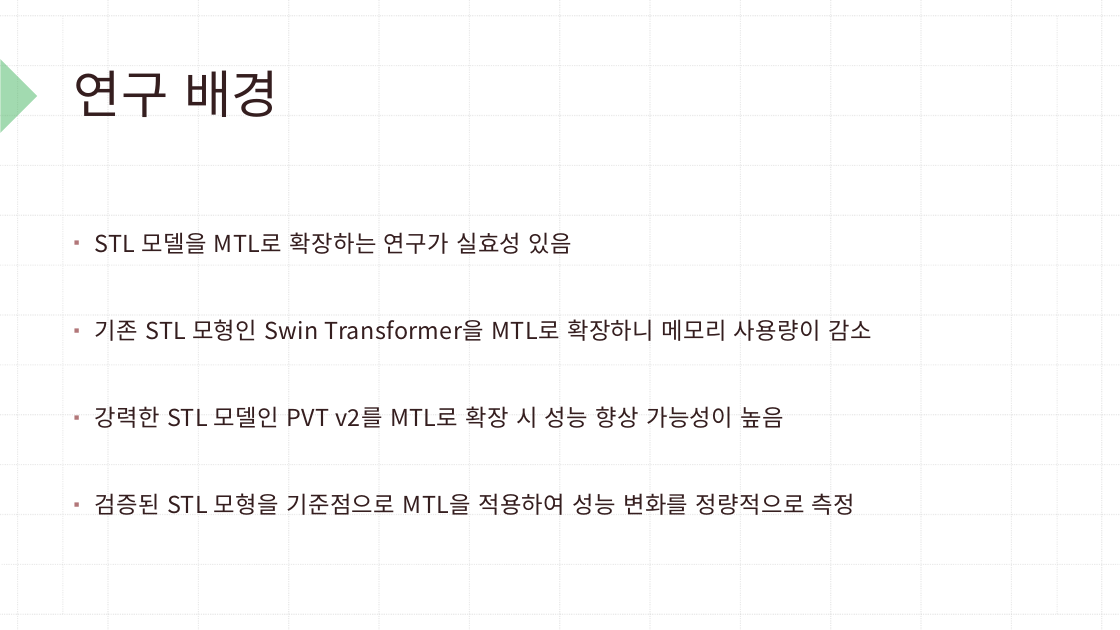
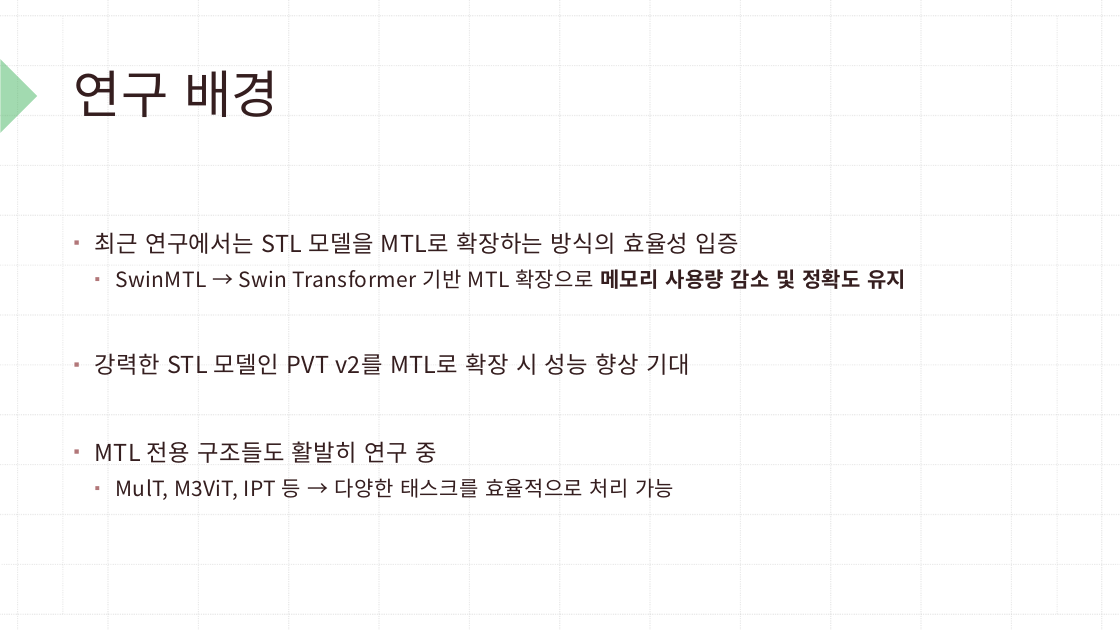
Before and after one commit to jellyfish319/CNU_Multi-Task_Learning, a slide deck: slide 4 of other/8조-8주차-멀티태스크러닝-시퀸스 다이어그램.pptx. Drawn at 1120x630 pixels with LibreOffice and Linux fonts; fonts in the diff are those of the drawing. Boxes give left, top, right and bottom in pixels: in the first picture for what was removed or moved away, otherwise in the second. Text is boxed around its words. In the diff, an @@ line names an element or a change of style, - is before the commit and + after.

```diff
--- a/other/8조-8주차-멀티태스크러닝-시퀸스 다이어그램.pptx
+++ b/other/8조-8주차-멀티태스크러닝-시퀸스 다이어그램.pptx
@@ text at box(95, 232, 906, 500): text changed; size 20 to 18 pt @@
-▪ STL 모델을 MTL로 확장하는 연구가 실효성 있음
-▪ 기존 STL 모형인 Swin Transformer을 MTL로 확장하니 메모리 사용량이 감소
-▪ 강력한 STL 모델인 PVT v2를 MTL로 확장 시 성능 향상 가능성이 높음
-▪ 검증된 STL 모형을 기준점으로 MTL을 적용하여 성능 변화를 정량적으로 측정
+▪ 최근 연구에서는 STL 모델을 MTL로 확장하는 방식의 효율성 입증
+  ▪ SwinMTL → Swin Transformer 기반 MTL 확장으로 메모리 사용량 감소 및 정확도 유지
+▪ 강력한 STL 모델인 PVT v2를 MTL로 확장 시 성능 향상 기대
+▪ MTL 전용 구조들도 활발히 연구 중
+  ▪ MulT, M3ViT, IPT 등 → 다양한 태스크를 효율적으로 처리 가능
```
Also in this commit, not shown: 1 slide added.
